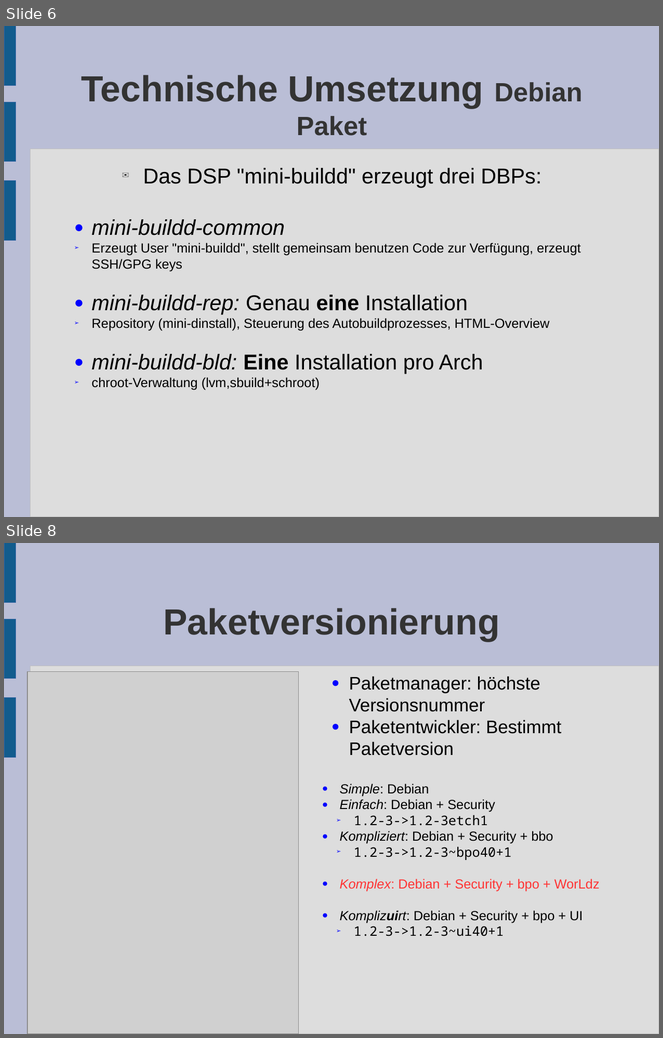
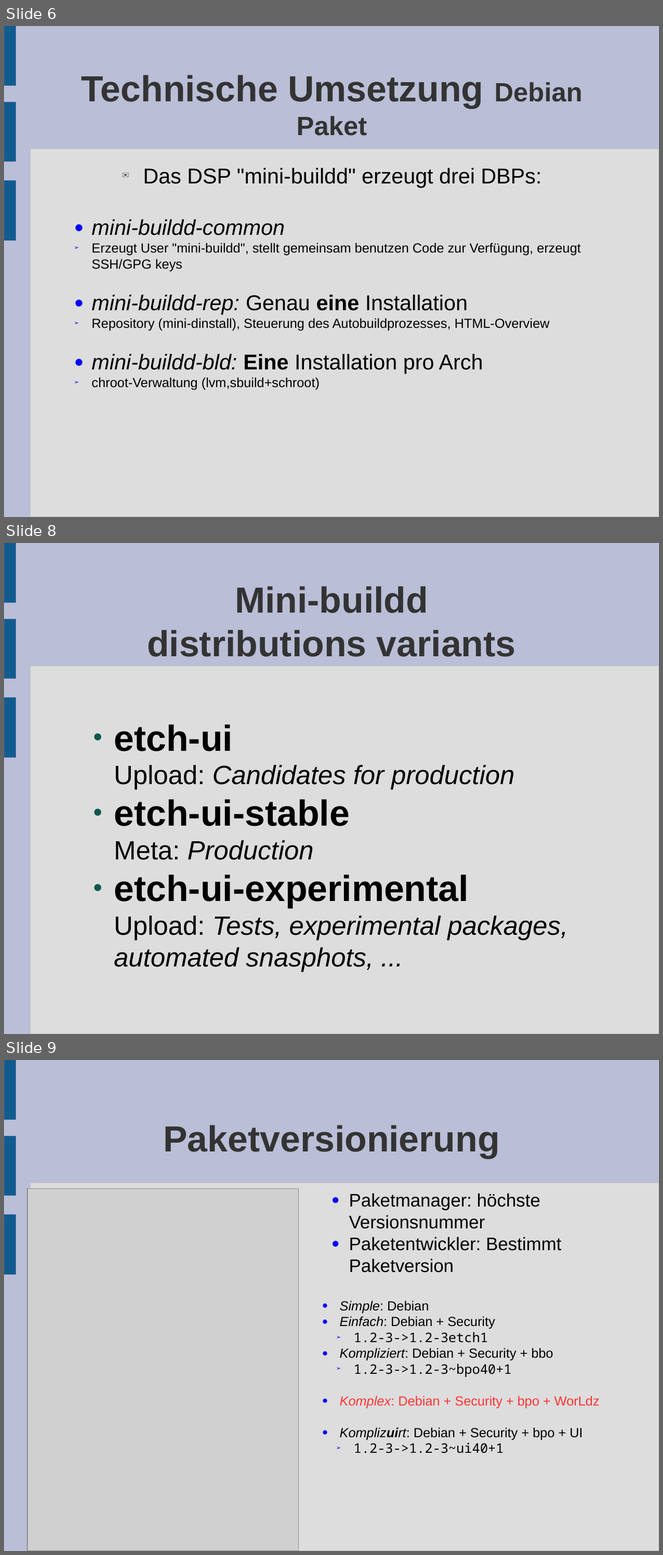
Before and after one commit to SwooshyCueb/mini-buildd, a slide deck: doc/Vortrag.odp. Shown one above the other, each under a label of ours: slides 6 and 8 before the commit, slides 6, 8 and 9 after it; the slides between them are not shown. The pictures are 663x1038 and 663x1555 pixels, drawn with LibreOffice and Linux fonts; fonts in the diff are those of the drawing; grey boxes stand for pictures. Boxes give left, top, right and bottom in pixels: in the first picture for what was removed or moved away, otherwise in the second. Text is boxed around its words. In the diff, an @@ line names an element or a change of style, - is before the commit and + after.

Commit message:
updates for new lecture on Nov 6 2008.

```diff
--- a/doc/Vortrag.odp
+++ b/doc/Vortrag.odp
@@ slide 8 added at (x1=4, y1=543, x2=659, y2=1034), background #BABED6; not listed: 4 template elements that a slide beside it also shows @@
@@ title added at (x1=147, y1=586, x2=516, y2=657), 44 pt, text #333333, bold @@
+Mini-buildd
+distributions variants
@@ text added at (x1=114, y1=724, x2=568, y2=972), 32 pt, text #000000, italic @@
+● etch-ui
+  Upload: Candidates for production
+● etch-ui-stable
+  Meta: Production
+● etch-ui-experimental
+  Upload: Tests, experimental packages, automated snasphots, ...
@@ what was slide 8 is now slide 9 @@
```
Also in this commit, not shown: 2 slides changed, 1 other slide added, 1 slide removed.
